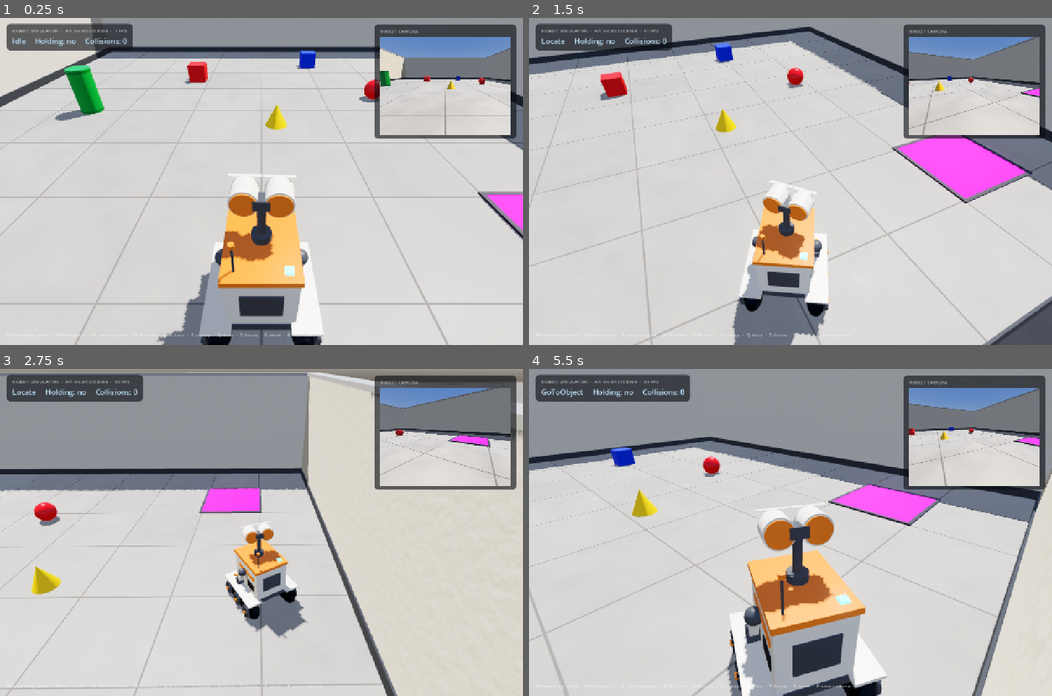
Above: before the commit, frames 1-4 (two rows, left to right).
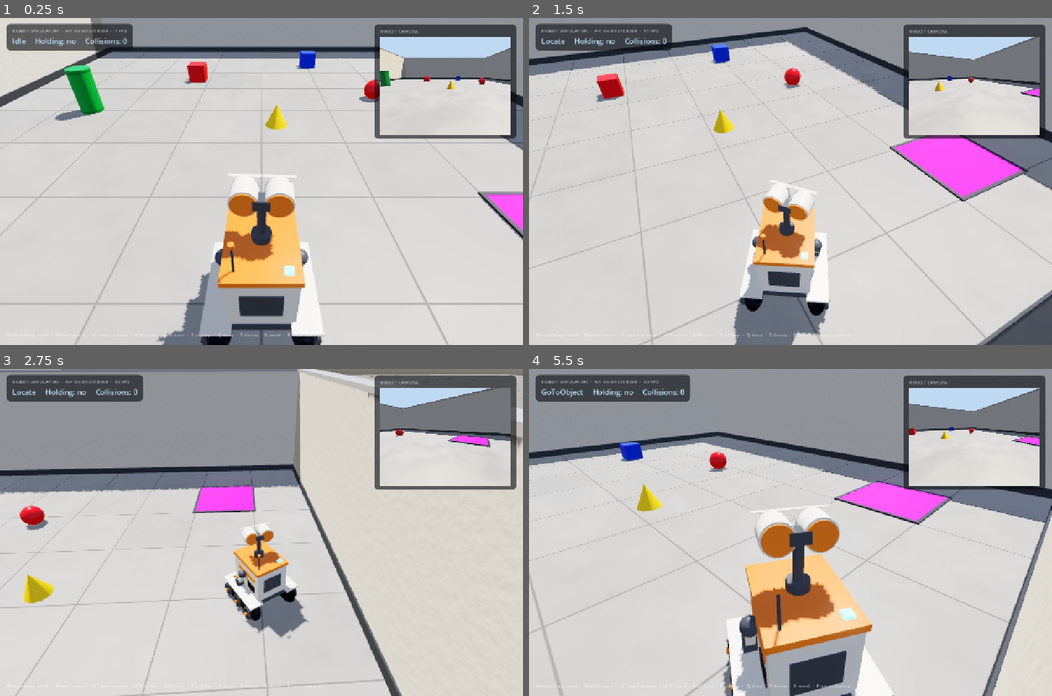
Above: after the commit, the same moments.

Repository: yashhhvardhannn/Hackoween
Game: Godot game, scene res://scenes/world.tscn
Same seed, same stepped clock (60 frames per second), same inputs: the game is played once before the commit and once after it.
Inputs (mouse positions are in pixels of both pictures, inside the frame that each line leads up to):
- Up to frame 1 (0.25 s): no input
- Up to frame 2 (1.5 s): tap Enter at 0.5 s; move the mouse to (905, 165) at 0.52 s; hold D 0.53-1.25 s; tap E at 0.6 s; click (905, 165) at 0.67 s; drag from (685, 197) to (764, 246) at 1.27 s
- Up to frame 3 (2.75 s): move the mouse to (313, 460) at 2.02 s; hold D from 2.03 s (still down); tap T at 2.1 s
- Up to frame 4 (5.5 s): release D at 2.75 s; drag from (764, 597) to (633, 483) at 2.77 s; move the mouse to (947, 581) at 3.52 s; hold A 3.53-4.25 s; tap P at 3.6 s; drag from (633, 483) to (712, 450) at 4.27 s; move the mouse to (816, 532) at 5.02 s; hold S from 5.03 s (still down); tap E at 5.1 s; click (816, 532) at 5.17 s

The runs differ from the first frame. In frame 1, 1.6% of the frame differs, in the area x 72-98%, y 5-36%; in frame 2, 6.5%; in frame 3, 9.6%; in frame 4, 18%, in the area x 0-100%, y 5-100%.

Commit message:
engine: steady 60 FPS, non-blocking clip saving, plain floor for Claude
- Physics fixed at 60 Hz and rendering capped at 60 FPS (was matched to
  the screen refresh, so 120/144 Hz laptops showed a jumping FPS).
- Clip frames are PNG-encoded on a worker thread. Encoding 720p frames
  on the main thread stalled the engine for tens of ms per frame, which
  also slowed the robot down in real time: vision-mode yellow cone run
  went from 47 s to 11-12 s, same 11 steps, 60 FPS with 0-1 slow frames.
- Each run prints "average N FPS, M slow frames" to the Godot console.
- Claude's camera sees a plain floor (no tile lines or tile shading)
  and the old pale background; the tiled floor and blue sky stay for
  the third-person view and the clips (separate render layers).
- Shorter eased starts/stops (0.15 s) and pickup animation (0.45 s).

Contract test and image-rule test pass.

Co-Authored-By: Claude Opus 5.5 <noreply@anthropic.com>

Diff:
--- a/engine/scripts/world_builder.gd
+++ b/engine/scripts/world_builder.gd
@@ -19,9 +19,10 @@
 const THROW_MAX := 4.0
 const THROW_SETTLE_MAX := 4.0  # seconds to wait for a thrown object to stop
 const LOOK_SIZE := Vector2i(640, 480)
-const RAMP_TIME := 0.25       # seconds to reach full speed / to stop (smooth starts and stops)
+const RAMP_TIME := 0.15       # seconds to reach full speed / to stop (smooth starts and stops)
 const MIN_RAMP := 0.15
 const CLIP_FPS := 30.0
+const TARGET_FPS := 60
 
 var robot: CharacterBody3D
 var pickup_area: Area3D
@@ -44,6 +45,9 @@
 var capture_frame := 0
 var look_cam: Camera3D
 var capture_accum := 0.0
+var run_frames := 0
+var run_render_time := 0.0
+var run_slow_frames := 0
 
 var trail_points: Array[Vector3] = []
 var start_transforms := {}     # pickable body -> starting transform, for /reset
@@ -57,10 +61,11 @@
 var title_label: Label
 
 func _ready() -> void:
-	# Run physics at the screen's refresh rate (60-144 Hz) so motion is smooth on any display.
-	# Speeds use the frame time, and clip frames are taken by time (CLIP_FPS), so nothing else changes.
-	var hz := roundi(DisplayServer.screen_get_refresh_rate())
-	Engine.physics_ticks_per_second = clampi(hz, 60, 144) if hz > 0 else 60
+	# Steady 60 FPS on every laptop: physics at 60 Hz and rendering capped at 60,
+	# so each drawn frame shows exactly one physics step (smooth, no jumps on 120/144 Hz screens).
+	Engine.physics_ticks_per_second = TARGET_FPS
+	Engine.max_fps = TARGET_FPS
+	Engine.max_physics_steps_per_frame = 2
 	# Optional start view: godot --path engine -- --view=front   (behind | front | overview)
 	for arg in OS.get_cmdline_user_args():
 		if arg.begins_with("--view="):
@@ -78,6 +83,11 @@
 	print("Keys: W/S move, A/D turn, E pickup, Q drop, T throw, R reset, P save /look")
 
 func _process(delta: float) -> void:
+	if capturing:
+		run_frames += 1
+		run_render_time += delta
+		if delta > 1.0 / 50.0:
+			run_slow_frames += 1
 	_update_cameras()
 	_animate_robot(delta)
 	_update_chase(delta)
@@ -102,11 +112,14 @@
 # ---------------- world ----------------
 
 const WALL_HEIGHT := 2.0
+const LAYER_AGENT := 8         # render layer 4: seen only by Claude's camera
+const LAYER_PEOPLE := 16       # render layer 5: seen only by the third-person view and the clips
 const AGENT_EXPOSURE := 0.78   # keeps the floor in Claude's view mid-bright, not clipped white
 const FLOOR_SHADER := """
 shader_type spatial;
 uniform vec3 tint : source_color = vec3(0.72, 0.72, 0.72);
 uniform float tile = 1.0;
+uniform float grout_strength = 1.0;   // 0 = plain floor (the version Claude's camera sees)
 varying vec3 wp;
 float hash(vec2 p) { return fract(sin(dot(p, vec2(127.1, 311.7))) * 43758.5453); }
 float noise(vec2 p) {
@@ -127,10 +140,10 @@
 	// Polished concrete tiles: soft mottling, slight per-tile shade, thin grout lines.
 	vec2 p = wp.xz / tile;
 	vec2 g = abs(fract(p) - 0.5);
-	float grout = smoothstep(0.488, 0.497, max(g.x, g.y));
+	float grout = smoothstep(0.488, 0.497, max(g.x, g.y)) * grout_strength;
 	float fine = fbm(wp.xz * 4.0);
 	float broad = fbm(wp.xz * 0.5 + 11.0);
-	float per_tile = hash(floor(p) + 3.0) * 0.05;
+	float per_tile = hash(floor(p) + 3.0) * 0.05 * grout_strength;
 	vec3 col = tint * (0.9 + 0.1 * fine + 0.08 * broad - per_tile);
 	col = mix(col, tint * 0.6, grout * 0.7);
 	ALBEDO = col;
@@ -174,13 +187,14 @@
 	mi.position = pos
 	add_child(mi)
 
-func _floor_mat(tint: Color, tile: float) -> ShaderMaterial:
+func _floor_mat(tint: Color, tile: float, grout := 1.0) -> ShaderMaterial:
 	var sh := Shader.new()
 	sh.code = FLOOR_SHADER
 	var m := ShaderMaterial.new()
 	m.shader = sh
 	m.set_shader_parameter("tint", Vector3(tint.r, tint.g, tint.b))
 	m.set_shader_parameter("tile", tile)
+	m.set_shader_parameter("grout_strength", grout)
 	return m
 
 func _make_detail_normal() -> NoiseTexture2D:
@@ -236,6 +250,9 @@
 	agent_env.tonemap_exposure = AGENT_EXPOSURE
 	agent_env.glow_enabled = false
 	agent_env.adjustment_enabled = false
+	# Pale plain background for Claude, as before (a deep-blue sky reads like a blue object).
+	agent_env.background_mode = Environment.BG_COLOR
+	agent_env.background_color = Color(0.75, 0.85, 0.95)
 	if RenderingServer.get_current_rendering_method() == "forward_plus":
 		# Extra polish only available on the Forward+ renderer (main view and clips only).
 		main_env.ssao_enabled = true
@@ -264,6 +281,14 @@
 
 	# Room: tiled concrete floor, plaster walls with a dark skirting board and a cap.
 	_static_box("Floor", Vector3(8, 0.1, 8), Vector3(0, -0.05, 0), _floor_mat(Color(0.62, 0.61, 0.59), 1.0))
+	# Two looks for the same floor: tiled for people (third-person view, clips: layer 5) and
+	# plain for Claude's camera (layer 4), so tile lines can't be mistaken for edges or paths.
+	var floor_tiled := get_node("Floor").get_child(1) as MeshInstance3D
+	floor_tiled.layers = LAYER_PEOPLE
+	var floor_plain := _box_mesh(Vector3(8, 0.1, 8), _floor_mat(Color(0.62, 0.61, 0.59), 1.0, 0.0))
+	floor_plain.position = Vector3(0, -0.05, 0)
+	floor_plain.layers = LAYER_AGENT
+	add_child(floor_plain)
 	var plaster := _mat(Color(0.8, 0.79, 0.76), 0.92)
 	plaster.normal_enabled = true
 	plaster.normal_texture = detail_normal
@@ -541,12 +566,14 @@
 	look_vp = b[0]
 	look_cam = b[1]
 	look_cam.environment = agent_env
+	look_cam.cull_mask = 1 | LAYER_AGENT
 	var d := _new_viewport("PovViewport", POV_SIZE, "PovCamera")
 	pov_vp = d[0]
 	pov_cam = d[1]
 	# Same 90-degree horizontal view as the agent camera (KEEP_WIDTH), at 720p for the clips,
 	# with the main (tone-mapped) look. Rendered only while a run is being recorded.
 	pov_vp.render_target_update_mode = SubViewport.UPDATE_DISABLED
+	pov_cam.cull_mask = 1 | LAYER_PEOPLE
 	look_cam.position = Vector3(0, 0.5, 0)
 	# Main window: a third-person chase camera, like in third-person games.
 	get_viewport().msaa_3d = Viewport.MSAA_4X
@@ -554,6 +581,7 @@
 	chase_cam.name = "ChaseCamera"
 	chase_cam.fov = 62.0
 	chase_cam.near = 0.05
+	chase_cam.cull_mask = 0xFFFFF & ~LAYER_AGENT
 	add_child(chase_cam)
 	chase_cam.current = true
 	_update_cameras()
@@ -839,16 +867,16 @@
 	held.collision_layer = 0
 	held.collision_mask = 0
 	# 1) the arms reach out to the object, 2) it is lifted on a short arc to the carry point.
-	await _wait_physics(0.22)
+	await _wait_physics(0.15)
 	held.reparent(robot, true)
 	var start := held.position
 	var start_rot := held.quaternion
 	var end := pickup_point.position + Vector3.UP * _half_height(held)
 	var t := 0.0
-	while t < 0.4:
+	while t < 0.3:
 		await get_tree().physics_frame
 		t += get_physics_process_delta_time()
-		var k := smoothstep(0.0, 1.0, minf(t / 0.4, 1.0))
+		var k := smoothstep(0.0, 1.0, minf(t / 0.3, 1.0))
 		held.position = start.lerp(end, k) + Vector3.UP * sin(k * PI) * 0.12
 		held.quaternion = start_rot.slerp(Quaternion.IDENTITY, k)
 		_capture_frame()
@@ -985,6 +1013,9 @@
 	capture_frame = 0
 	capturing = DisplayServer.get_name() != "headless"
 	capture_accum = 1.0 / CLIP_FPS   # take a frame at the very first motion step
+	run_frames = 0
+	run_render_time = 0.0
+	run_slow_frames = 0
 	if capturing:
 		DirAccess.make_dir_recursive_absolute(capture_dir)
 		pov_vp.render_target_update_mode = SubViewport.UPDATE_ALWAYS
@@ -993,6 +1024,9 @@
 	if state_name != "Done":
 		outcome = result
 	state_name = "Done"
+	if capturing and run_render_time > 0.0:
+		print("Run finished: %s, average %.0f FPS, %d slow frames (under 50 FPS)" % [
+			outcome, run_frames / run_render_time, run_slow_frames])
 	capturing = false
 	pov_vp.render_target_update_mode = SubViewport.UPDATE_DISABLED
 
@@ -1006,7 +1040,9 @@
 	capture_accum -= 1.0 / CLIP_FPS
 	var img := pov_vp.get_texture().get_image()
 	if img != null:
-		img.save_png(capture_dir.path_join("%05d.png" % capture_frame))
+		# PNG encoding of a 720p frame takes tens of ms; doing it here would drop frames.
+		var path := capture_dir.path_join("%05d.png" % capture_frame)
+		WorkerThreadPool.add_task(func() -> void: img.save_png(path))
 		capture_frame += 1
 
 # ---------------- HTTP server (plan.md section 2) ----------------
